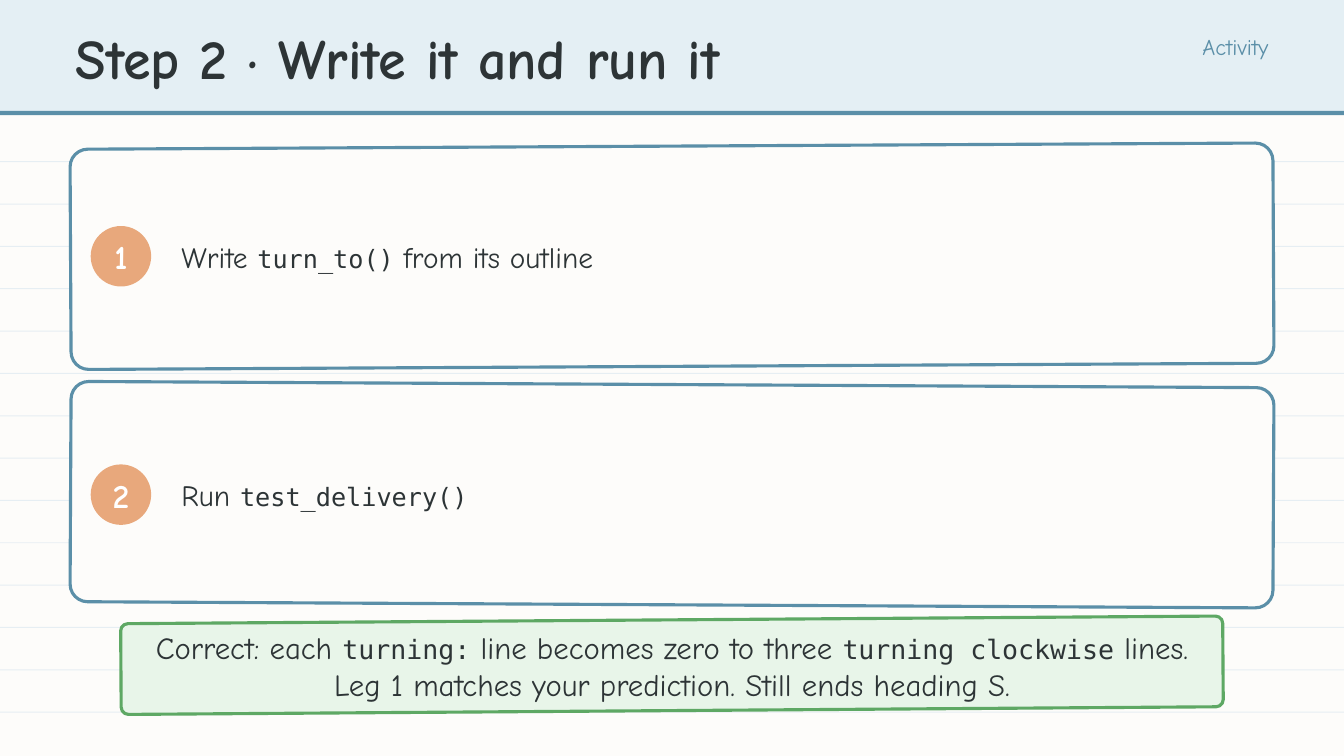
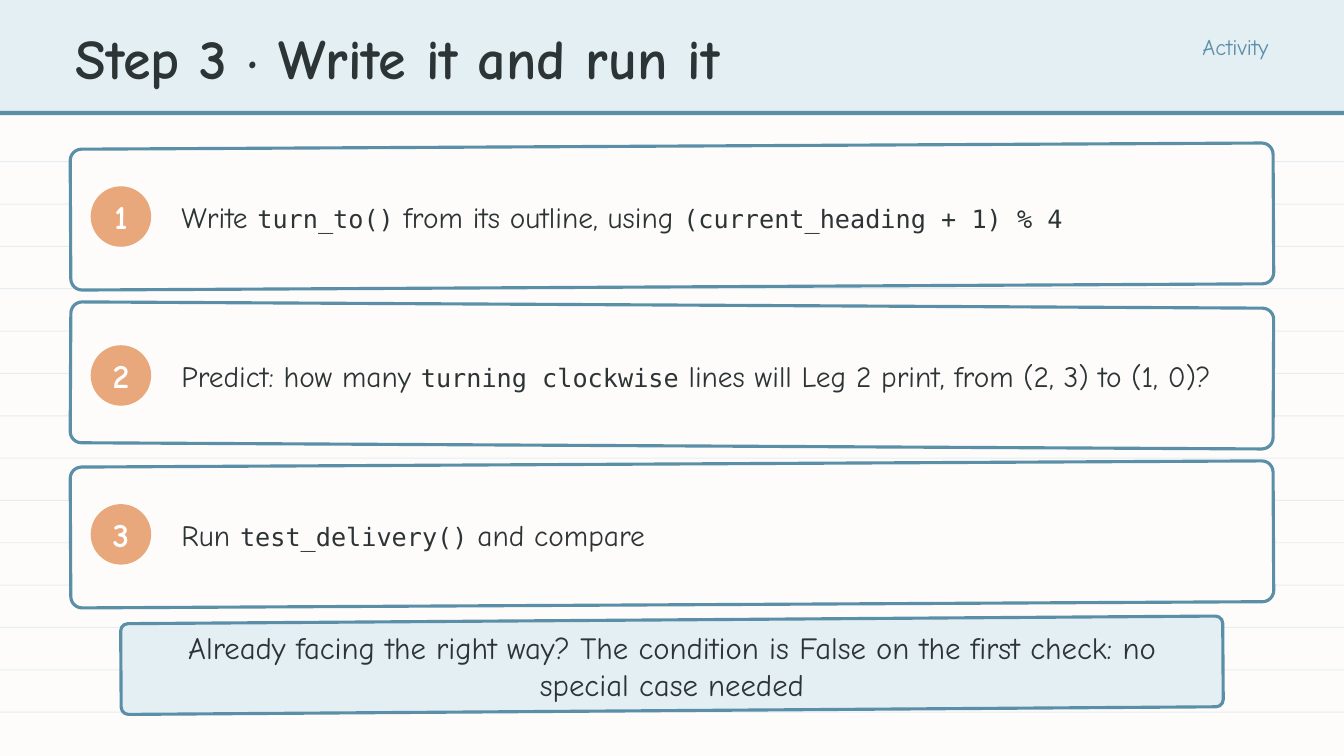
Before and after one commit to bradamiller/LearningPython, a slide deck: slide 8 of static/slides/module-04-manhattan/module-4-lesson-05-turning.pptx (slide 9 before the commit). Drawn at 1344x756 pixels with LibreOffice and Linux fonts; fonts in the diff are those of the drawing. Boxes give left, top, right and bottom in pixels: in the first picture for what was removed or moved away, otherwise in the second. Text is boxed around its words. In the diff, an @@ line names an element or a change of style, - is before the commit and + after.

```diff
--- a/static/slides/module-04-manhattan/module-4-lesson-05-turning.pptx
+++ b/static/slides/module-04-manhattan/module-4-lesson-05-turning.pptx
@@ text at [76, 40, 720, 89]: text changed @@
-Step 2 · Write it and run it
+Step 3 · Write it and run it
@@ rounded rectangle: place and size @@
-rounded rectangle at [70, 143, 1274, 370]
+rounded rectangle at [70, 143, 1274, 290]
@@ text "1": place and size @@
-text "1" at [114, 247, 127, 269]
+text "1" at [114, 207, 127, 229]
@@ ellipse: place and size @@
-ellipse at [91, 226, 151, 286]
+ellipse at [91, 187, 151, 247]
@@ text at [181, 208, 1062, 234]: text changed; size 21 to 18 pt; font Comic Neue to DejaVu Sans Mono @@
-Write turn_to() from its outline
+Write turn_to() from its outline, using (current_heading + 1) % 4
@@ rounded rectangle: place and size @@
-rounded rectangle at [70, 381, 1274, 608]
+rounded rectangle at [70, 302, 1274, 450]
@@ text "2": place and size @@
-text "2" at [113, 486, 130, 508]
+text "2" at [113, 366, 130, 388]
@@ ellipse: place and size @@
-ellipse at [91, 465, 151, 525]
+ellipse at [91, 345, 151, 405]
@@ text added at [181, 364, 1211, 393], 21 pt, text #2D3436 @@
+Predict: how many turning clockwise lines will Leg 2 print, from (2, 3) to (1, 0)?
@@ rounded rectangle: place and size @@
-rounded rectangle at [121, 616, 1223, 715]
+rounded rectangle at [70, 461, 1274, 608]
@@ rounded rectangle at [70, 461, 1274, 608]: fill #E8F5E9 to #FDFCFA; outline #5EA864 2.25 pt to #5B8FA8 2.25 pt @@
@@ ellipse added at [91, 504, 151, 565], fill #E8A87C @@
@@ text added at [113, 525, 130, 547], 24 pt, text #FFFFFF, bold @@
+3
@@ text at [181, 526, 645, 552]: text changed @@
-Run test_delivery()
+Run test_delivery() and compare
@@ rounded rectangle added at [121, 616, 1223, 715], fill #E4EFF4, outline #5B8FA8 2.25 pt @@
@@ text at [188, 637, 1156, 702]: text changed @@
-Correct: each turning: line becomes zero to three turning clockwise lines. Leg 1 matches your prediction. Still ends heading S.
+Already facing the right way? The condition is False on the first check: no special case needed
```
Also in this commit, not shown: 3 other slides changed, 2 slides added, 2 slides removed, 42 other files.
